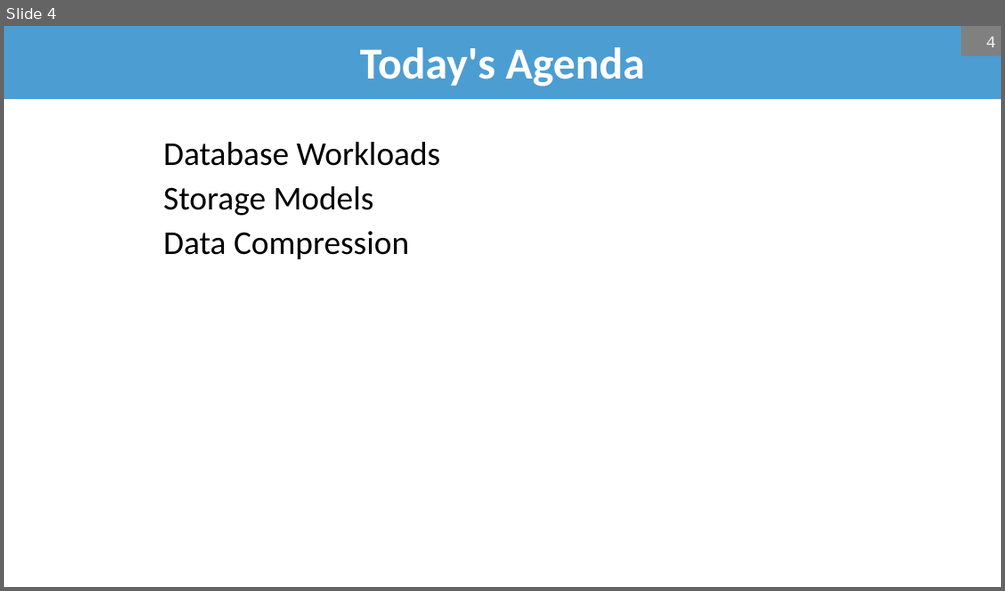
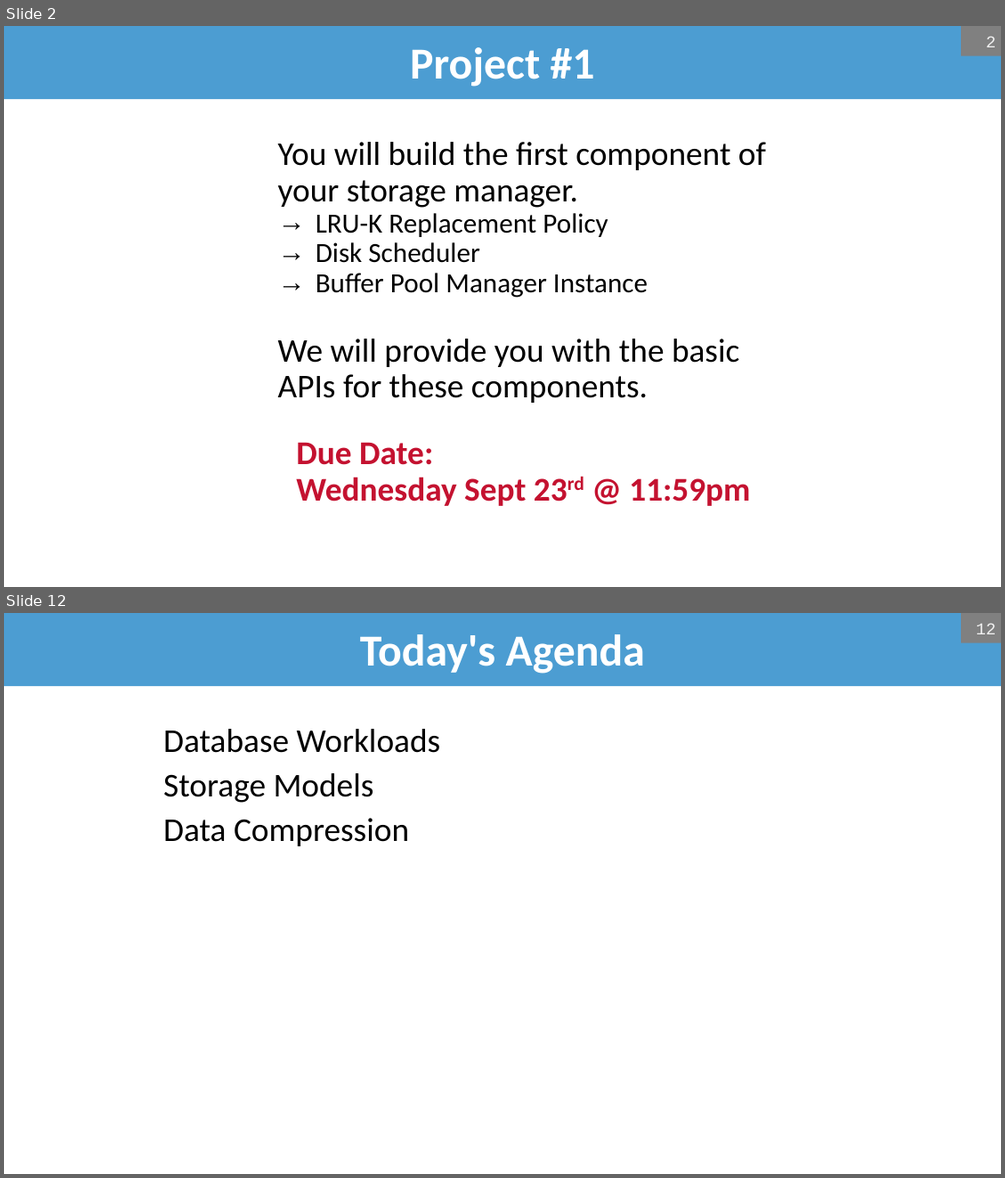
Before and after one commit to bsb20/bsb20.github.io, a slide deck: docs/421_f26/lectures/L6.pptx. Shown one above the other, each under a label of ours: slide 4 before the commit, slides 2 and 12 after it; the slides between them are not shown. The pictures are 1005x591 and 1005x1178 pixels, drawn with LibreOffice and Linux fonts; fonts in the diff are those of the drawing; background and template pictures are left out. Boxes give left, top, right and bottom in pixels: in the first picture for what was removed or moved away, otherwise in the second. Text is boxed around its words. In the diff, an @@ line names an element or a change of style, - is before the commit and + after.

```diff
--- a/docs/421_f26/lectures/L6.pptx
+++ b/docs/421_f26/lectures/L6.pptx
@@ slide 2 added at (4,26,1001,587), background #FFFFFF @@
@@ title added at (4,26,1001,99), fill #4C9DD2, 32 pt, text #FFFFFF, bold @@
+Project #1
@@ page number added at (961,26,1001,56), fill #808080, 12 pt, text #F2F2F2 @@
+2
@@ text added at (278,142,766,402), 24 pt, text #000000 @@
+You will build the first component of your storage manager.
+  → LRU-K Replacement Policy
+  → Disk Scheduler
+  → Buffer Pool Manager Instance
+We will provide you with the basic APIs for these components.
@@ text added at (296,442,750,506), 24 pt, text #C41230, bold @@
+Due Date:
+Wednesday Sept 23rd @ 11:59pm
@@ what was slide 4 is now slide 12 @@
@@ page number at (976,623,995,634): text changed @@
-4
+12
```
Also in this commit, not shown: 6 slides changed, 12 other slides added, 1 slide removed, 1 other file.
